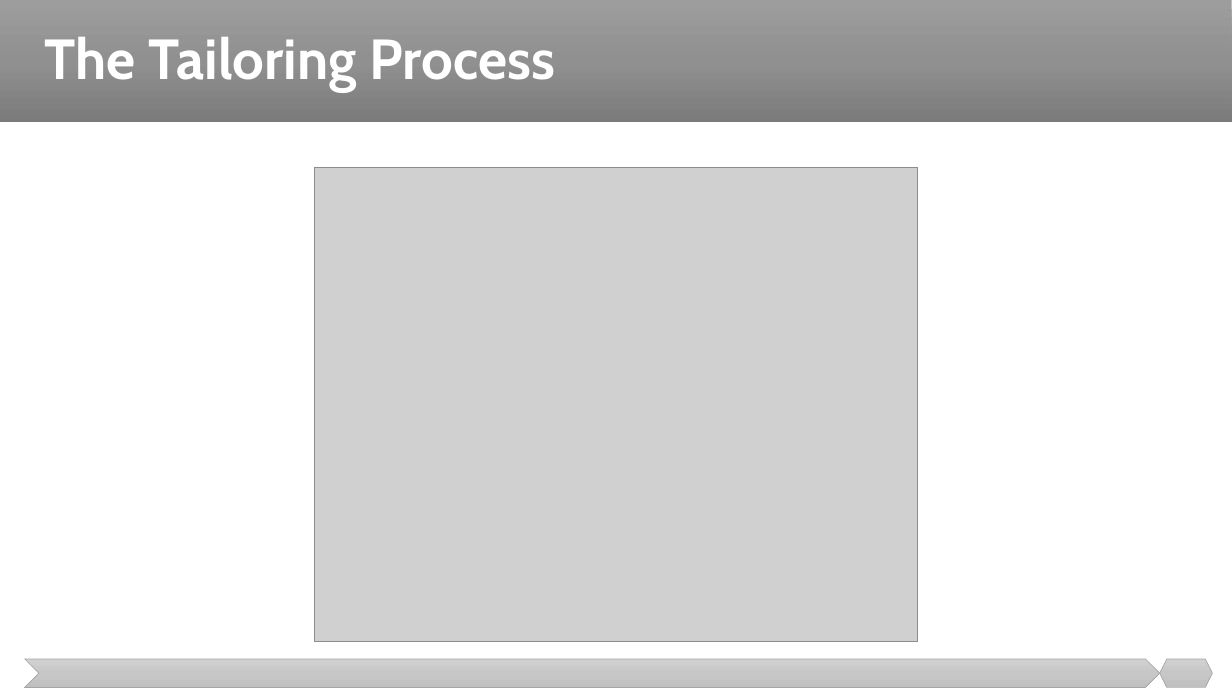
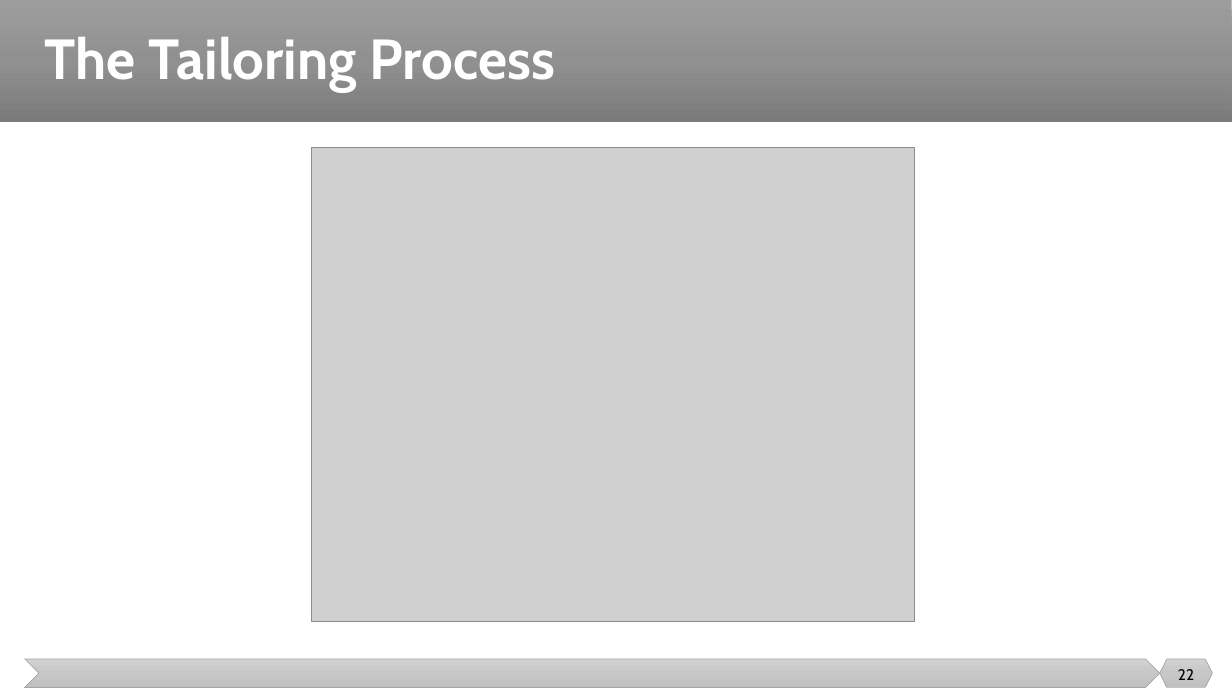
Before and after one commit to malenezi/malenezi, a slide deck: slide 22 of SE423/Lectures/1-Introduction/Tailoring, Models, Methods, and Artifacts.pptx. Drawn at 1232x693 pixels with LibreOffice and Linux fonts; fonts in the diff are those of the drawing; grey boxes stand for pictures. Boxes give left, top, right and bottom in pixels: in the first picture for what was removed or moved away, otherwise in the second. Text is boxed around its words. In the diff, an @@ line names an element or a change of style, - is before the commit and + after.

```diff
--- a/SE423/Lectures/1-Introduction/Tailoring, Models, Methods, and Artifacts.pptx
+++ b/SE423/Lectures/1-Introduction/Tailoring, Models, Methods, and Artifacts.pptx
@@ picture: place and size @@
-picture at box(315, 167, 918, 642)
+picture at box(312, 147, 915, 622)
@@ page number added at box(1178, 669, 1194, 680), 12 pt, text #000000 @@
+22
```
Also in this commit, not shown: 40 other slides changed.
